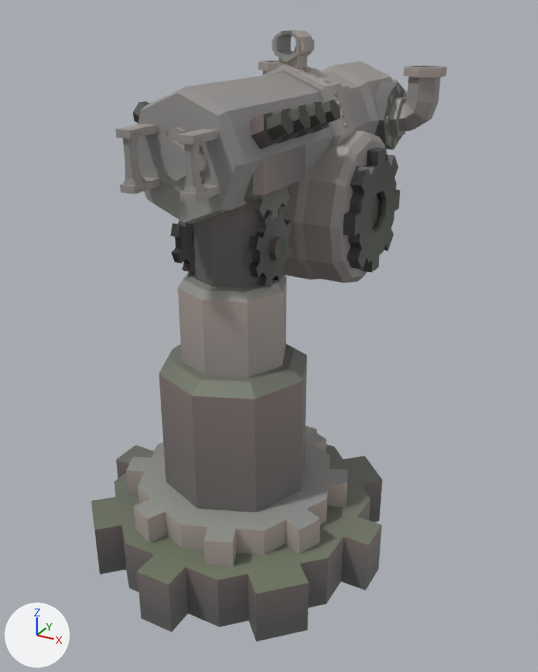
One commit to the FBX model Assets/Models/FBX/Turret.fbx: the scene before it, then after it.
Rendered twice from a 50 mm lens placed at (2.9, -4.68, 4.15), pointed at (-0.08, 0.74, 1.44). The axes (+X, +Y, +Z) are drawn at lower left. The lights are the same throughout. Where no turn or scale is listed for an object, it has been applied to the vertices.

The first picture shows 'Grapple Mesh'.
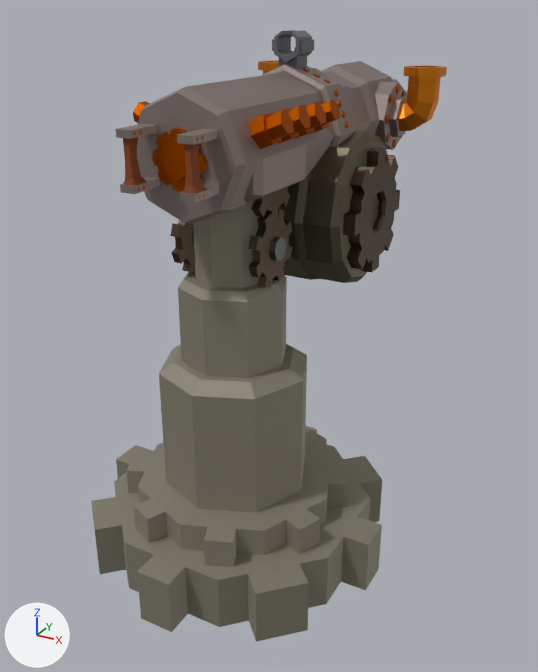
What differs and where, as boxes [x1, y1, x2, y2] in the pictures (538 x 672 px; the box of a moved part takes in the faces that stretch with it):
part 1 of me_cylinder_043, moved or reshaped
    both: [154, 127, 282, 238]
part 2 of me_cylinder_043, recoloured
    both: [115, 61, 407, 224]
part 3 of me_cylinder_043, recoloured (grey to brown)
    both: [133, 68, 406, 199]
part 4 of me_cylinder_043, recoloured (grey to brown)
    both: [123, 137, 206, 193]
part 5 of me_cylinder_043, recoloured
    both: [91, 201, 381, 642]
part 6 of me_cylinder_043, recoloured
    both: [278, 131, 388, 283]
part 7 of me_cylinder_043, recoloured
    both: [272, 30, 314, 69]
part 8 of me_cylinder_043, recoloured
    both: [192, 231, 286, 261]
part 9 of me_cylinder_043, recoloured (grey to brown)
    both: [258, 61, 447, 131]
part 10 of me_cylinder_043, recoloured (grey to black)
    both: [170, 147, 400, 287]

The edits, one by one:
Material 'PIstons+axels' (mat_pistons_axels) is new.
Its base color is (0.132, 0.152, 0.134) (dark grey #666d66).
Its metallic is 1.0.
Material 'Decals' (mat_decals) is new.
Its base color is (0.467, 0.0929, 0.0) (orange #b65600).
Its metallic is 1.0.
Material 'Handle GRIP' (mat_handle_grip) is new.
Its base color is (0.227, 0.052, 0.0132) (brown #83401e).
Its roughness is 0.87.
Material 'Base' (mat_base) is new.
Its base color is (0.376, 0.353, 0.288) (grey #a5a092).
Its metallic is 1.0.
Its roughness is 0.768.
Material 'Pipes' (mat_pipes) is new.
Its base color is (0.711, 0.228, 0.0162) (orange #db8322).
Its metallic is 1.0.
Material 'Gears' (mat_gears) is new.
Its base color is (0.0946, 0.0653, 0.0464) (brown #57483d).
Its metallic is 1.0.
Material 'Winch' (mat_winch) is new.
Its base color is (0.147, 0.13, 0.0928) (brown #6b6556).
Its metallic is 1.0.
Material 'Sight' (mat_sight) is new.
Its base color is (0.13, 0.129, 0.147) (dark grey #65656b).
Material 'BArrel' (mat_barrel) is new.
Its base color is (0.342, 0.282, 0.265) (grey #9e918d).
Its metallic is 1.0.
Its roughness is 0.642.
me_cylinder_043 is used by ob_grapple_mesh; location (0.0, 0.0, 0.0).
me_cylinder_043 had 2716 vertices, 2256 faces and spanned x -1.29..1.29, y -1.23..3.23, z -0.25..3.99.
me_cylinder_043 now has 2712 vertices, 2225 faces and spans x -1.29..1.29, y -1.23..3.23, z -0.25..3.99.
Part 1, on me_cylinder_043:
8 vertices are removed from x -0.32..0.32, y -0.3..0.33, z 2.58..3.17.
74 faces are deleted.
40 vertices in x -0.21..0.21, y -0.43, z 3.03..3.45 move by (0.0, -0.08, 0.0).
6 vertices in x -0.11..0.11, y -0.42, z 3.11..3.37 move by (0.0, -0.07, 0.0).
2 vertices move within x -0.31..0.31, y -0.06, z 2.58.
4 vertices are added at (0.31, -0.18, 2.65), (0.31, -0.07, 2.58), (-0.31, -0.18, 2.65), (-0.31, -0.07, 2.58).
66 new faces join them, mat_gears (brown #57483d).
me_cylinder_043 part 2: 196 faces spanning x -0.57..0.57, y -0.89..3.23, z 2.73..3.75 switch from mat_material (picture img_blender_palette_png) to mat_barrel (grey #9e918d).
me_cylinder_043 part 3: 442 faces spanning x -0.62..0.62, y -0.86..2.39, z 2.97..3.72 switch from mat_material (picture img_blender_palette_png) to mat_decals (orange #b65600).
me_cylinder_043 part 4: 64 faces spanning x -0.29..0.29, y -0.88..-0.74, z 3.1..3.41 switch from mat_material (picture img_blender_palette_png) to mat_handle_grip (brown #83401e).
me_cylinder_043 part 5: 140 faces spanning x -1.29..1.29, y -1.23..1.34, z -0.25..2.92 switch from mat_material (picture img_blender_palette_png) to mat_base (grey #a5a092).
me_cylinder_043 part 6: 129 faces spanning x -0.65..0.65, y 0.49..2.04, z 1.93..3.26 switch from mat_material (picture img_blender_palette_png) to mat_winch (brown #6b6556).
me_cylinder_043 part 7: 112 faces spanning x -0.14..0.14, y 0.88..1.11, z 3.67..3.99 switch from mat_material (picture img_blender_palette_png) to mat_sight (dark grey #65656b).
me_cylinder_043 part 8: 38 faces spanning x -0.42..0.42, y -0.08..0.73, z 2.08..2.67 switch from mat_material (picture img_blender_palette_png) to mat_pistons_axels (dark grey #666d66).
me_cylinder_043 part 9: 110 faces spanning x -0.91..0.91, y 1.93..2.3, z 3.12..3.69 switch from mat_material (picture img_blender_palette_png) to mat_pipes (orange #db8322).
me_cylinder_043 part 10: 936 faces spanning x -0.74..0.74, y -0.27..1.66, z 2.08..3.1 switch from mat_material (picture img_blender_palette_png) to mat_gears (brown #57483d).
